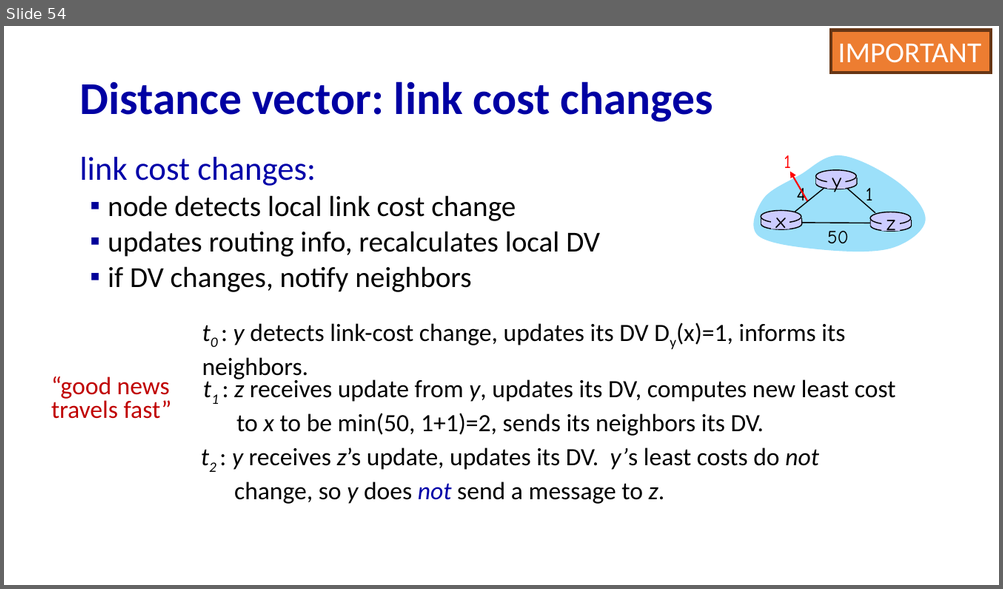
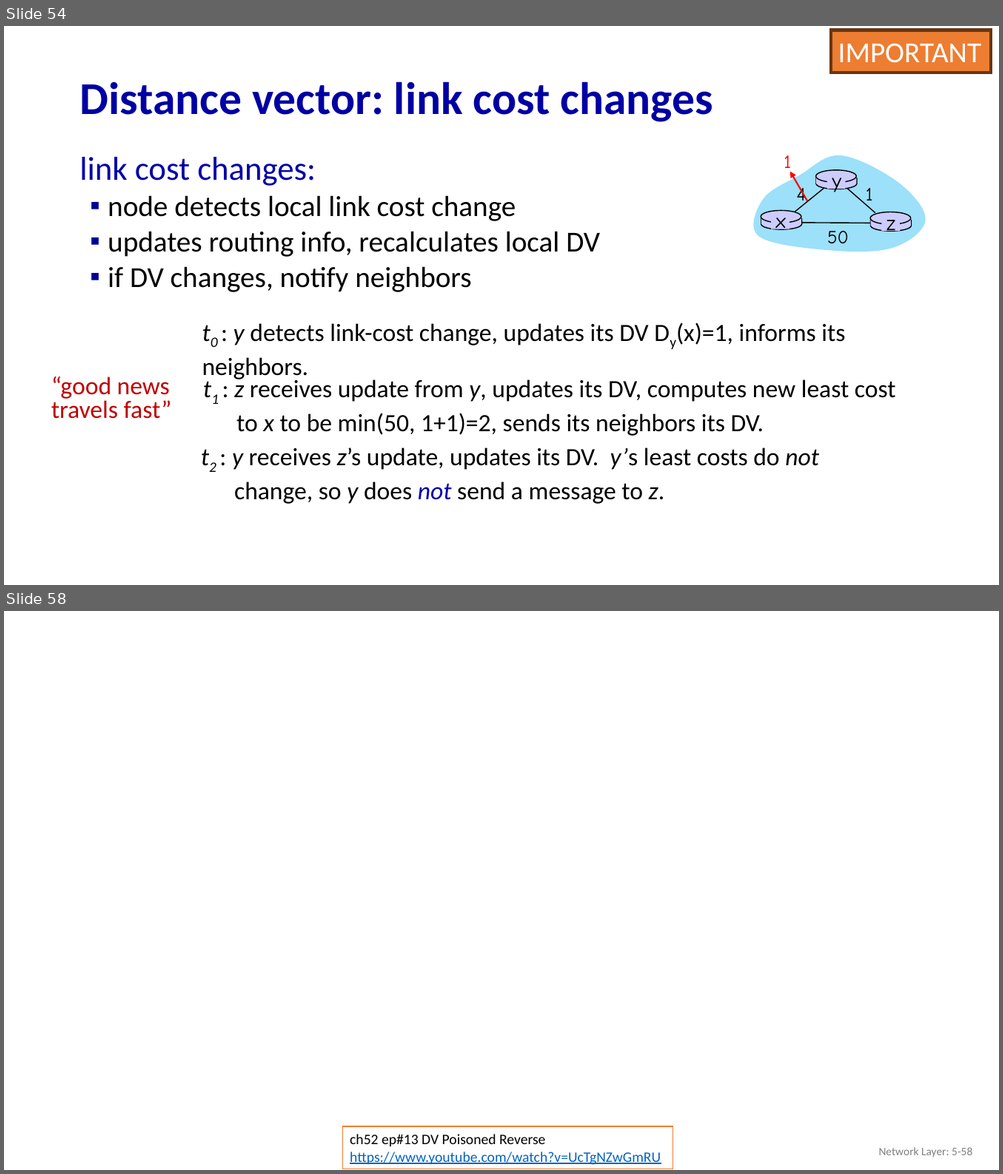
Before and after one commit to guhofstra/CSC175, a slide deck: PPTs/5.1 5.2 Control Plan Routing Protocols.pptx. Shown one above the other, each under a label of ours: slide 54 before the commit, slides 54 and 58 after it; the slides between them are not shown. The pictures are 1003x589 and 1003x1174 pixels, drawn with LibreOffice and Linux fonts; fonts in the diff are those of the drawing; background and template pictures are left out. Boxes give left, top, right and bottom in pixels: in the first picture for what was removed or moved away, otherwise in the second. Text is boxed around its words. In the diff, an @@ line names an element or a change of style, - is before the commit and + after.

```diff
--- a/PPTs/5.1 5.2 Control Plan Routing Protocols.pptx
+++ b/PPTs/5.1 5.2 Control Plan Routing Protocols.pptx
@@ slide 58 added at (4, 611, 999, 1170), background picture (left out) @@
@@ rectangle added at (343, 1128, 673, 1170), fill #FFFFFF, outline #ED7D31 1 pt, 14 pt, text #0563C1, underline @@
+ch52 ep#13 DV Poisoned Reverse
+https://www.youtube.com/watch?v=UcTgNZwGmRU
@@ text added at (879, 1147, 972, 1158), 11 pt, text #808080 @@
+Network Layer: 5-58
```
Also in this commit, not shown: 2 slides changed, 2 other slides added, 1 slide removed, 31 other files.
